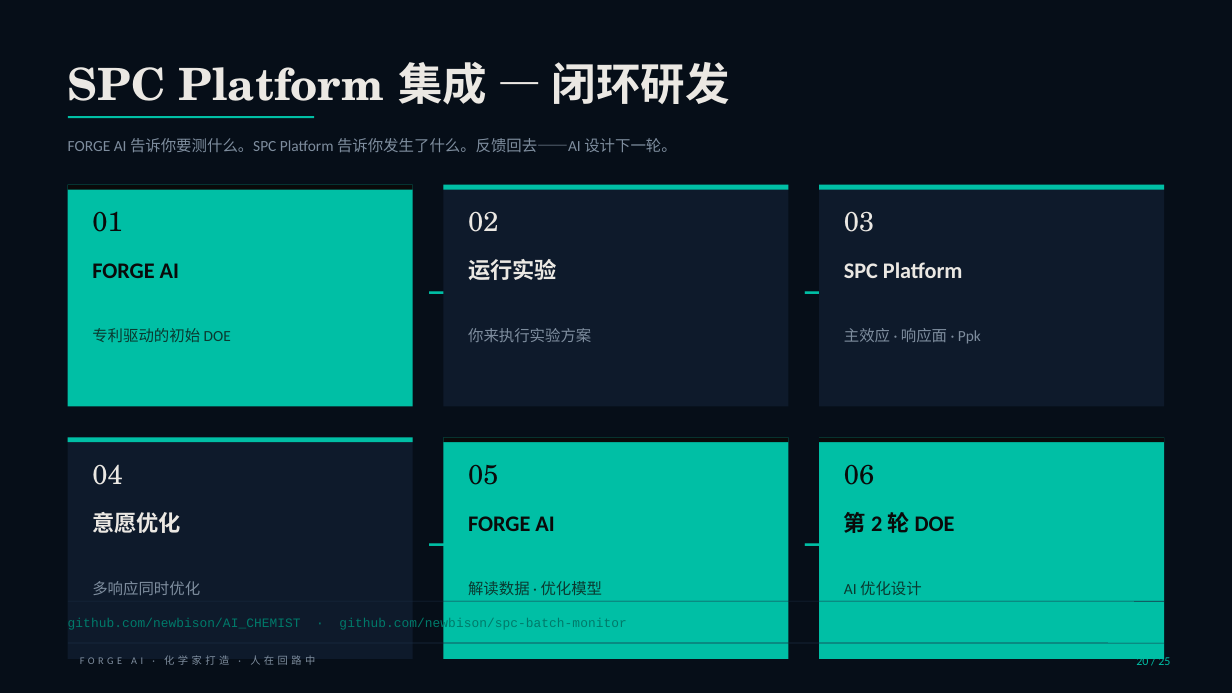
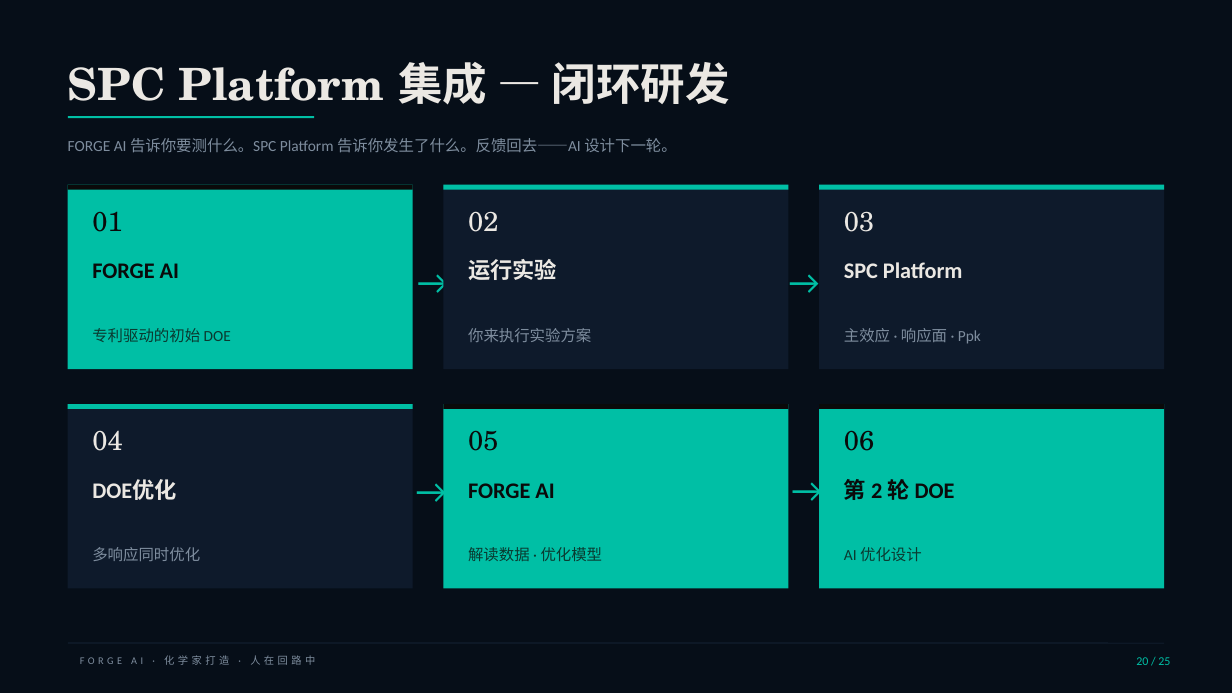
Before and after one commit to newbison/AI_CHEMIST, a slide deck: slide 20 of ppt/FORGE_AI_25_CN.pptx. Drawn at 1232x693 pixels with LibreOffice and Linux fonts; fonts in the diff are those of the drawing. Boxes give left, top, right and bottom in pixels: in the first picture for what was removed or moved away, otherwise in the second. Text is boxed around its words. In the diff, an @@ line names an element or a change of style, - is before the commit and + after.

```diff
--- a/ppt/FORGE_AI_25_CN.pptx
+++ b/ppt/FORGE_AI_25_CN.pptx
@@ rectangle: place and size @@
-rectangle at <box>68,185,413,407</box>
+rectangle at <box>68,185,413,370</box>
@@ rectangle: place and size @@
-rectangle at <box>444,185,788,407</box>
+rectangle at <box>444,185,788,370</box>
@@ rectangle: place and size @@
-rectangle at <box>819,185,1164,407</box>
+rectangle at <box>819,185,1164,370</box>
@@ text "→": place and size @@
-text "→" at <box>413,265,474,314</box>
+text "→" at <box>402,256,463,306</box>
@@ text "→": place and size @@
-text "→" at <box>788,265,850,314</box>
+text "→" at <box>774,256,835,306</box>
@@ rectangle: place and size @@
-rectangle at <box>68,437,413,659</box>
+rectangle at <box>68,404,413,589</box>
@@ rectangle: place and size @@
-rectangle at <box>444,437,788,659</box>
+rectangle at <box>444,404,788,589</box>
@@ 8 texts, 3 rectangles: place and size @@
-8 texts, 3 rectangles at <box>68,437,1164,595</box>
+8 texts, 3 rectangles at <box>68,404,1164,561</box>
@@ rectangle: place and size @@
-rectangle at <box>819,437,1164,659</box>
+rectangle at <box>819,404,1164,589</box>
@@ text at <box>92,479,176,500</box>: text changed @@
-意愿优化
+DOE优化
@@ text "→": place and size @@
-text "→" at <box>413,517,474,567</box>
+text "→" at <box>400,464,462,514</box>
@@ text "→": place and size @@
-text "→" at <box>788,517,850,567</box>
+text "→" at <box>776,463,838,513</box>
@@ line removed from (68, 601) to (1164, 601) @@
@@ text removed at <box>68,618,626,632</box> @@
-github.com/newbison/AI_CHEMIST · github.com/newbison/spc-batch-monitor
```
Also in this commit, not shown: 10 other slides changed, 32 other files.
